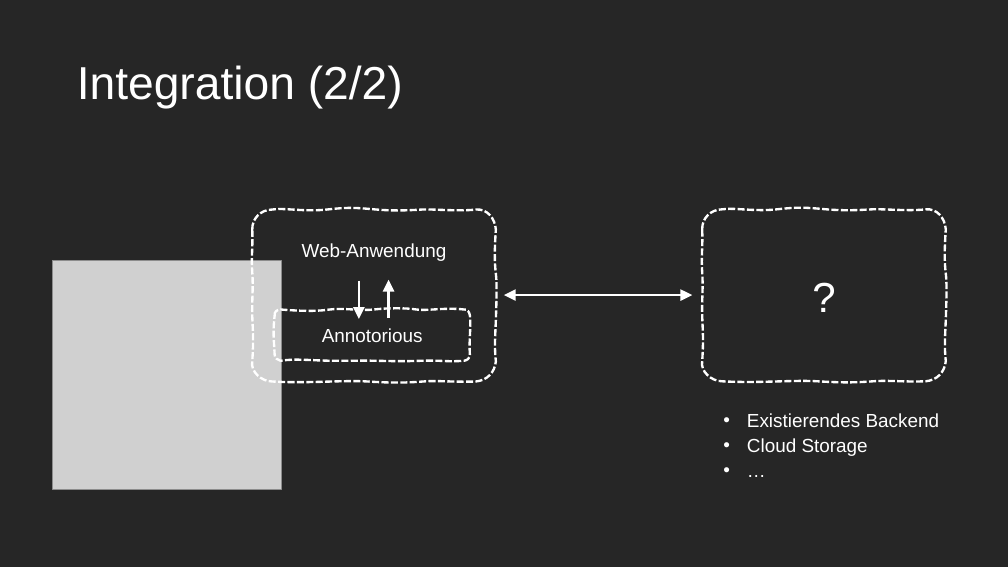
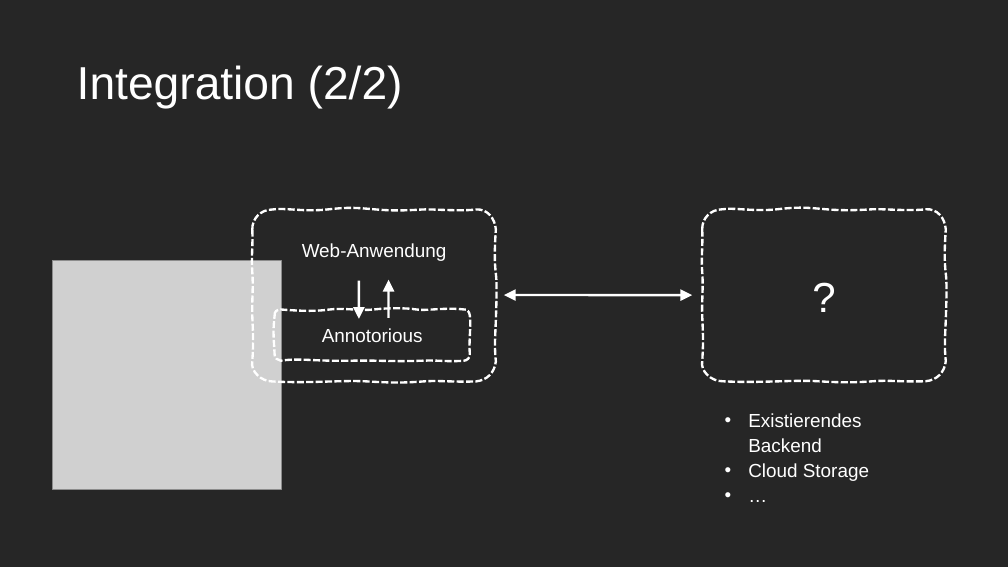
Before and after one commit to rsimon/dhd-2022, a slide deck: slide 5 of Annotorious-Intro-DHd.pptx. Drawn at 1008x567 pixels with LibreOffice and Linux fonts; fonts in the diff are those of the drawing; grey boxes stand for pictures. Boxes give left, top, right and bottom in pixels: in the first picture for what was removed or moved away, otherwise in the second. Text is boxed around its words. In the diff, an @@ line names an element or a change of style, - is before the commit and + after.

```diff
--- a/Annotorious-Intro-DHd.pptx
+++ b/Annotorious-Intro-DHd.pptx
@@ freeform shape "Web-Anwendung" at box(253, 209, 496, 381): outline #FFFFFF 2.25 pt dashed to #FFFFFF 2.24 pt dashed @@
@@ text "Existierendes Backend" rewrapped from box(747, 413, 940, 456) to box(748, 413, 869, 481) @@
```
Also in this commit, not shown: 6 other slides changed.
